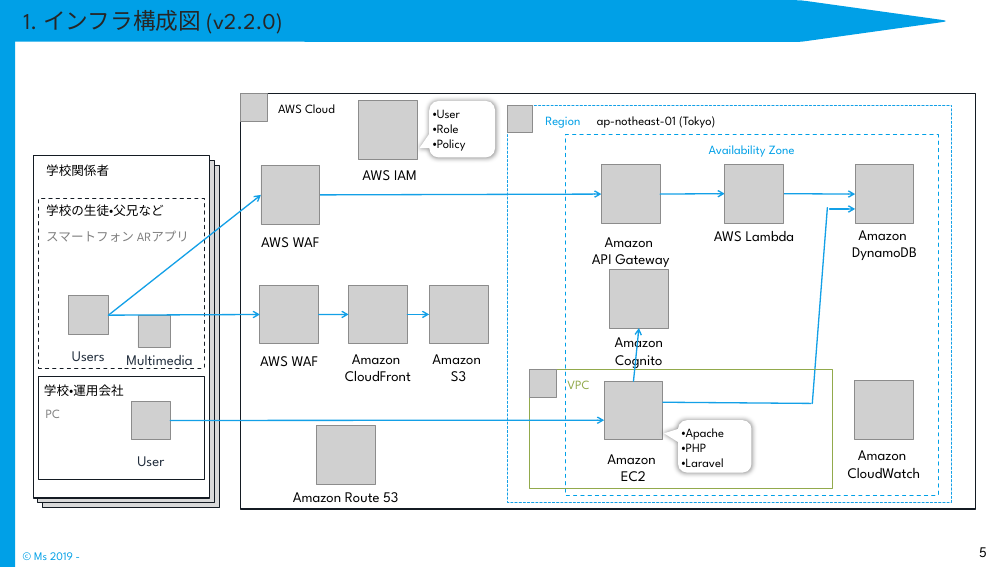
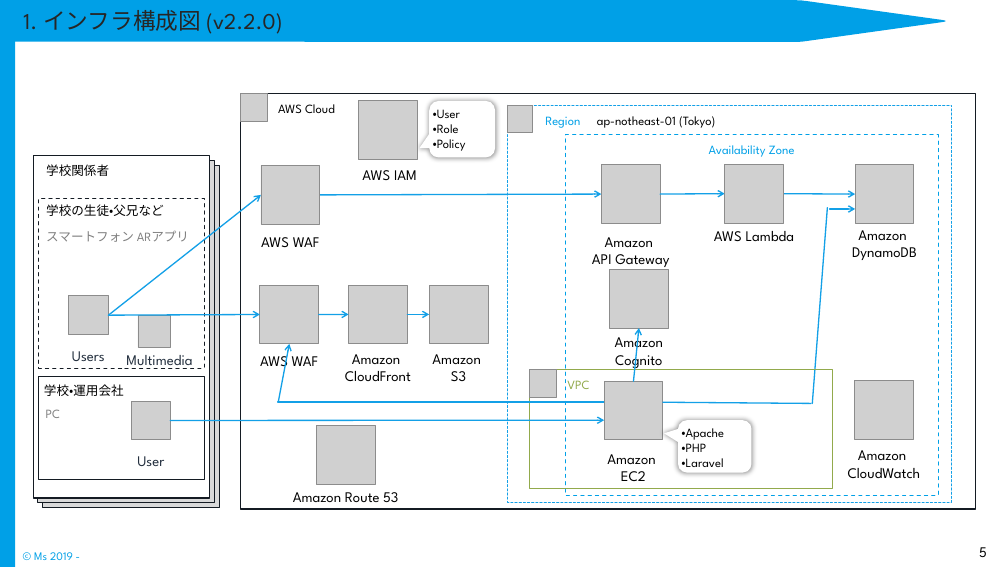
Before and after one commit to Rie-Ishimura/https-github.com-uetomae-msar_Documents_1, a slide deck: slide 5 of 04.環境構築/インフラ/msar_環境構築手順書.pptx. Drawn at 1008x567 pixels with LibreOffice and Linux fonts; fonts in the diff are those of the drawing; grey boxes stand for pictures. Boxes give left, top, right and bottom in pixels: in the first picture for what was removed or moved away, otherwise in the second. Text is boxed around its words. In the diff, an @@ line names an element or a change of style, - is before the commit and + after.

```diff
--- a/04.環境構築/インフラ/msar_環境構築手順書.pptx
+++ b/04.環境構築/インフラ/msar_環境構築手順書.pptx
@@ arrow added from (278, 402) to (290, 344), #13A0E7 1.25 pt @@
@@ line added from (278, 402) to (604, 402), #13A0E7 1.25 pt @@
```
Also in this commit, not shown: 2 other slides changed.
